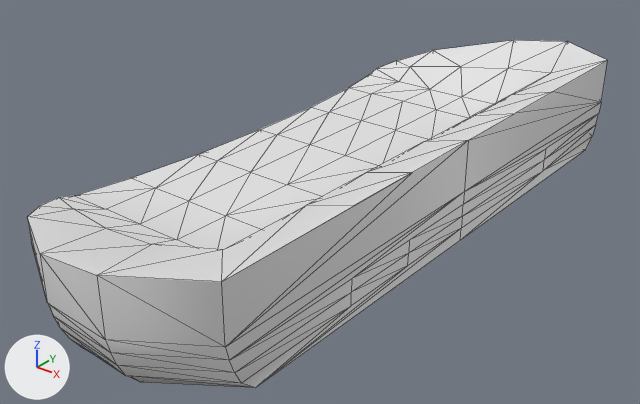
One commit to the glTF model Assets/Art/Meshes/Rooms/Main room/Sofa.glb: the scene before it, then after it.
One viewpoint serves both versions: a 50 mm lens placed at (3.72, 9.48, 2.64), pointed at (0.75, 13.19, 0.34). Arrows for +X, +Y and +Z are at lower left; the lights stay in place. Mesh edges are drawn as thin lines. Where no turn or scale is listed for an object, it has been applied to the vertices. Vertices at the same position are counted once.

Names of what the first picture shows: 'Sofa'.
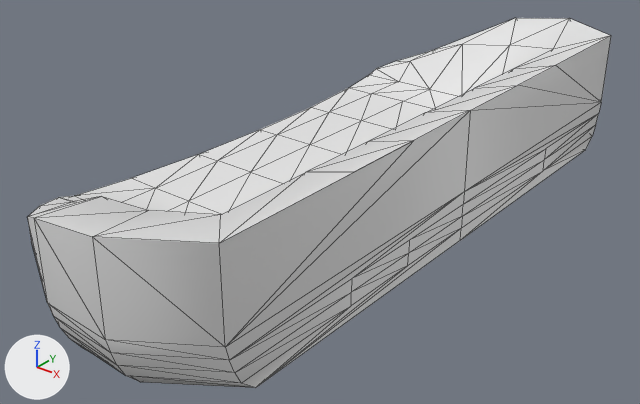
Changed parts and their boxes (x1, y1, x2, y2) in the pictures (640 x 404 px; the box of a moved part takes in the faces that stretch with it):
'Sofa', reshaped (6% taller): before (28, 40, 607, 388); after (28, 18, 611, 388)
part 1 of me_cube_003, moved or reshaped: before (28, 50, 460, 228); after (28, 45, 462, 217)
part 2 of me_cube_003, moved or reshaped: before (28, 40, 607, 347); after (28, 18, 611, 347)

Edits to the bpy script that builds the scene:
```text
Change me_cube_003:
    where me_cube_003.from_pydata(...)  # 185 vertices, 352 faces; spans x -0.47..1.15, y -2.13..2.13, z -0.6..0.0
    used by ob_sofa; location = (0.437, 13.401, 0.879)
    me_cube_003 part 1: all 2 vertices in x -0.23, y -1.55..1.55, z -0.23 are moved by (0.0, 0.0, 0.04)
    me_cube_003 part 2: all 22 vertices in x 0.15..1.15, y -2.13..2.13, z -0.19..0.0 are moved by (0.0, 0.0, 0.17)
```
